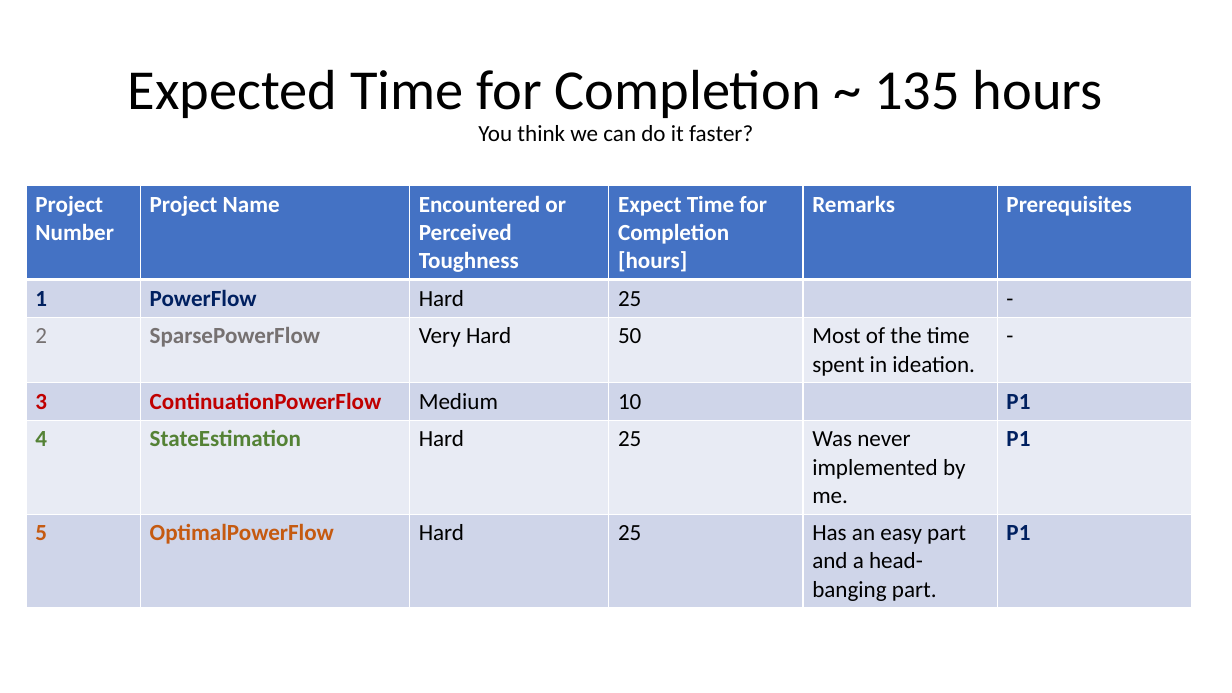
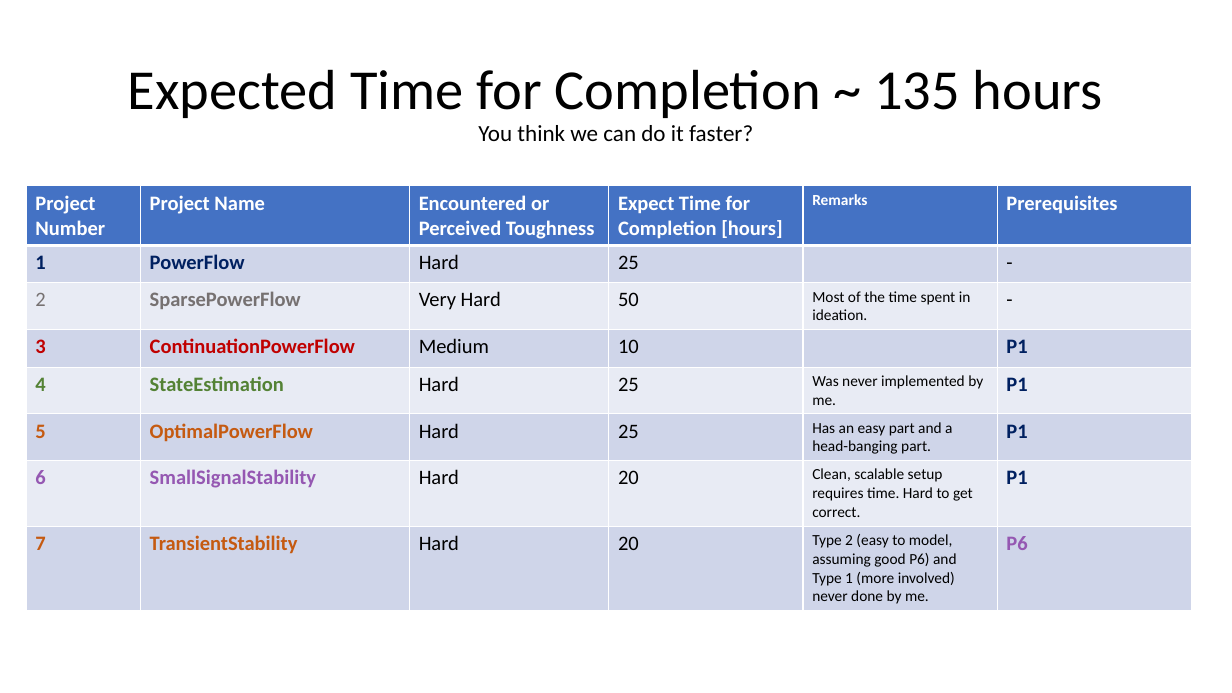
Before and after one commit to Realife-Brahmin/createdDocuments_oneDrive_repo, a slide deck: slide 38 of ee521_julia_plan.pptx (slide 36 before the commit). Drawn at 1232x693 pixels with LibreOffice and Linux fonts; fonts in the diff are those of the drawing. Boxes give left, top, right and bottom in pixels: in the first picture for what was removed or moved away, otherwise in the second. Text is boxed around its words. In the diff, an @@ line names an element or a change of style, - is before the commit and + after.

Commit message:
P6 stuff added. More due.

```diff
--- a/ee521_julia_plan.pptx
+++ b/ee521_julia_plan.pptx
@@ table at (26, 186, 1191, 608) @@
+row 7: 6 | SmallSignalStability | Hard | 20 | Clean, scalable setup requires time. Hard to get correct. | P1
+row 8: 7 | TransientStability | Hard | 20 | Type 2 (easy to model, assuming good P6) and Type 1 (more involved) never done by me. | P6
```
Also in this commit, not shown: 2 slides added.
